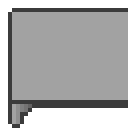
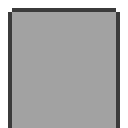
Layers edited between the first and the second 128×128 image:
hid "LongRight" over box(8, 8, 128, 128)
showed "LongBot" over box(8, 8, 120, 128)
